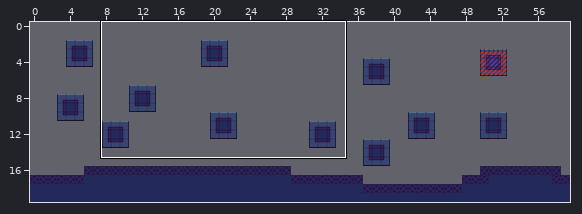
A Tiled map gets an edit: assets/The Map.tmx. Above, an overview of the earlier version with the close-up marked.
Close-up. Old version:
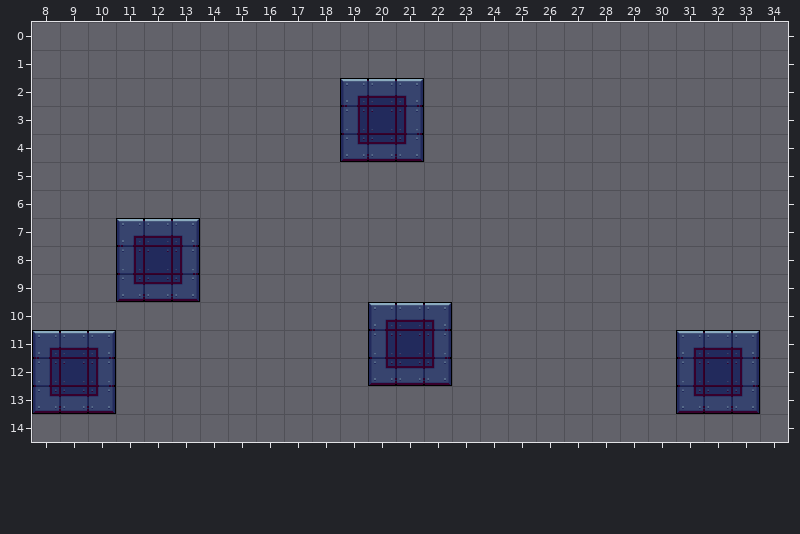
Cells are 32x32 px. Shown: x 8..34, y 0..14. Tiles whose own drawing changed are shown in their newer look in all pictures.
Once edited:
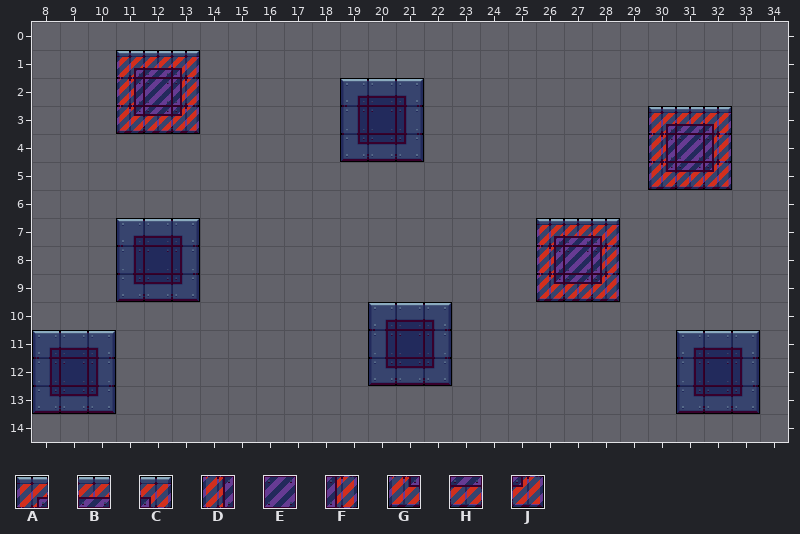
Key: from "Industrial Zone": A 30 "IndustrialTile_31", B 31 "IndustrialTile_32", C 32 "IndustrialTile_33", D 39 "IndustrialTile_40", E 40 "IndustrialTile_41", F 41 "IndustrialTile_42", G 48 "IndustrialTile_49", H 49 "IndustrialTile_50", J 50 "IndustrialTile_51".
_ is an empty cell, . an unchanged one.
Changes in this commit:
--- layer "Tile Layer 1"
@@ x 11..32 @@
- 1 ___...................
- 2 ___...................
- 3 ___................___
- 4 ...................___
- 5 ...................___
+ 1 ABC...................
+ 2 DEF...................
+ 3 GHJ................ABC
+ 4 ...................DEF
+ 5 ...................GHJ
@@ x 26..28 @@
- 7 ___
- 8 ___
- 9 ___
+ 7 ABC
+ 8 DEF
+ 9 GHJ
Where, in picture pixels (left, top, right, bottom), the same in both close-ups:
added: (116, 50, 200, 134)
added: (648, 106, 732, 190)
added: (536, 218, 620, 302)
